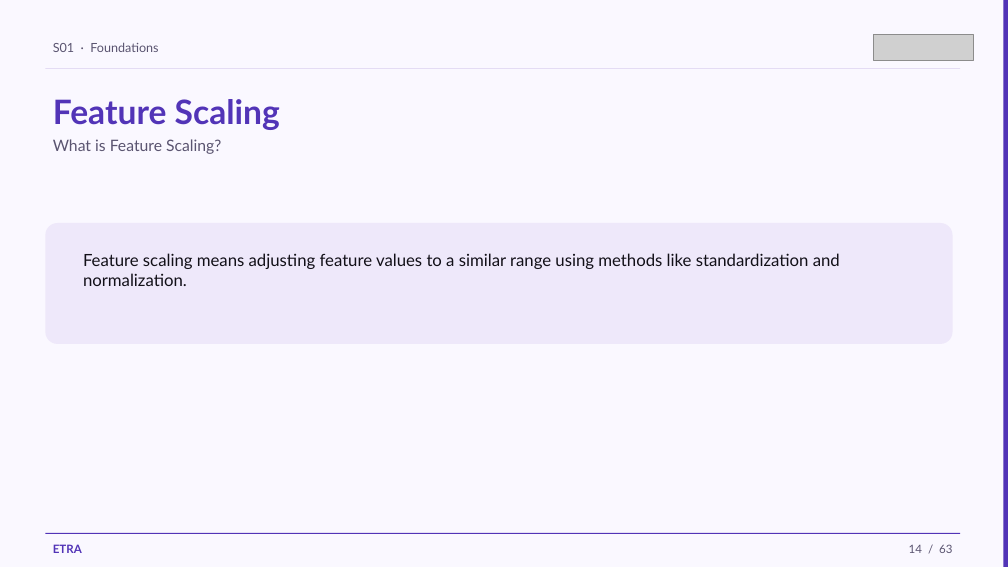
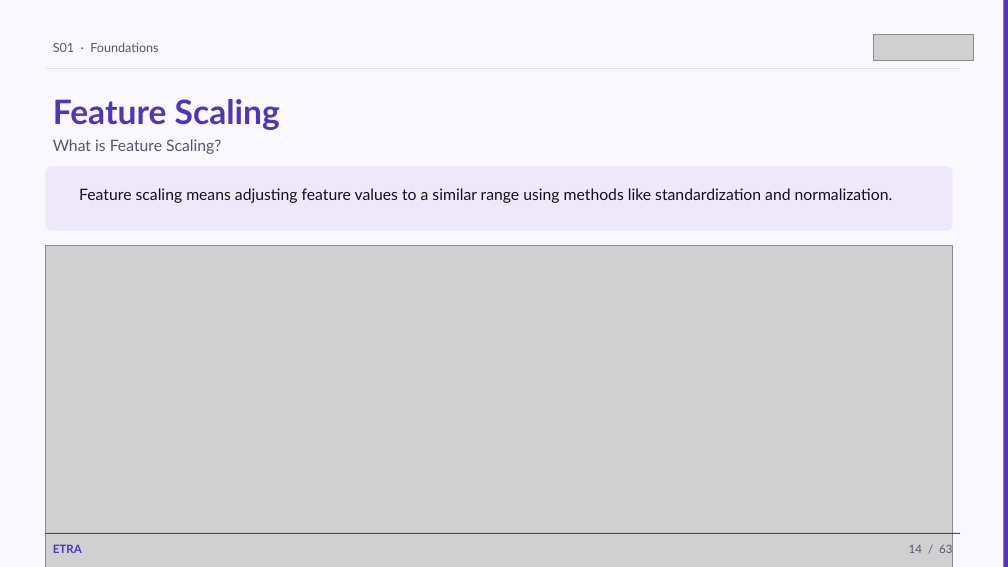
Before and after one commit to iksasa15/AI-ML, a slide deck: slide 14 of web-presentation/pdf-exports/Week1-Session1-Foundations.pptx. Drawn at 1008x567 pixels with LibreOffice and Linux fonts; fonts in the diff are those of the drawing; grey boxes stand for pictures. Boxes give left, top, right and bottom in pixels: in the first picture for what was removed or moved away, otherwise in the second. Text is boxed around its words. In the diff, an @@ line names an element or a change of style, - is before the commit and + after.

```diff
--- a/web-presentation/pdf-exports/Week1-Session1-Foundations.pptx
+++ b/web-presentation/pdf-exports/Week1-Session1-Foundations.pptx
@@ rounded rectangle: place and size @@
-rounded rectangle at (45,223,953,344)
+rounded rectangle at (45,166,953,231)
@@ text "Feature scaling means adjusting feature ...": place and size @@
-text "Feature scaling means adjusting feature ..." at (83,253,840,286)
+text "Feature scaling means adjusting feature ..." at (79,188,893,203)
@@ text "Feature scaling means adjusting feature ..." at (79,188,893,203): size 16 to 15 pt @@
@@ picture added at (45,246,953,567) @@
```
Also in this commit, not shown: 33 other slides changed, 14 other files.
